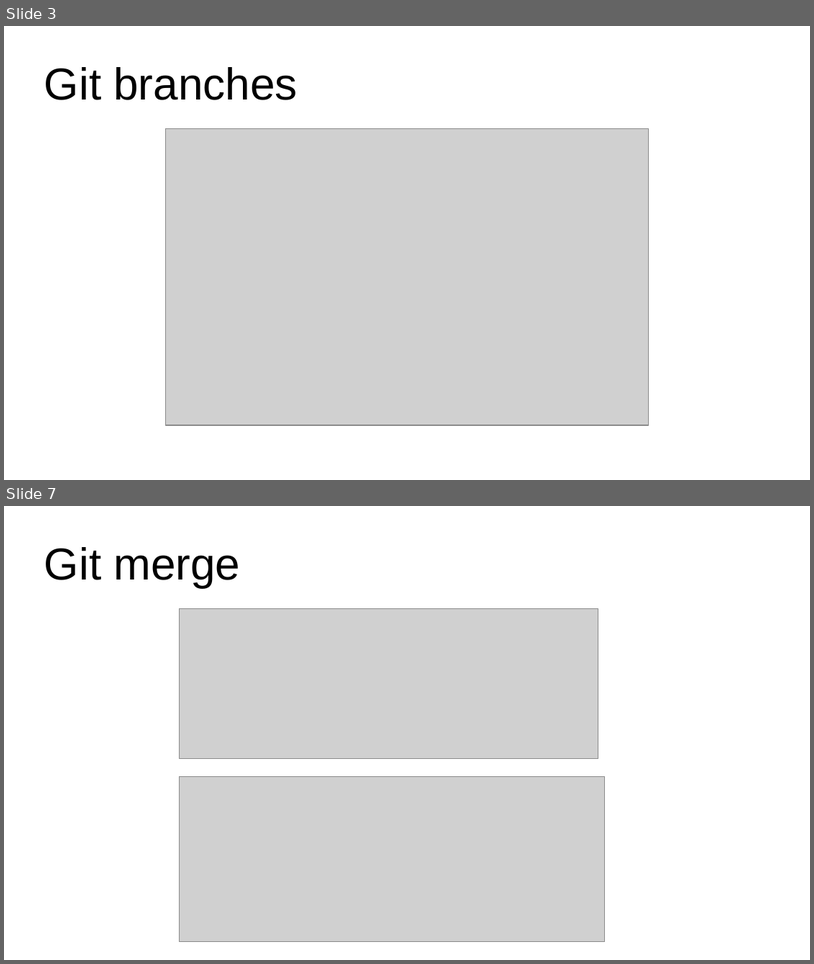
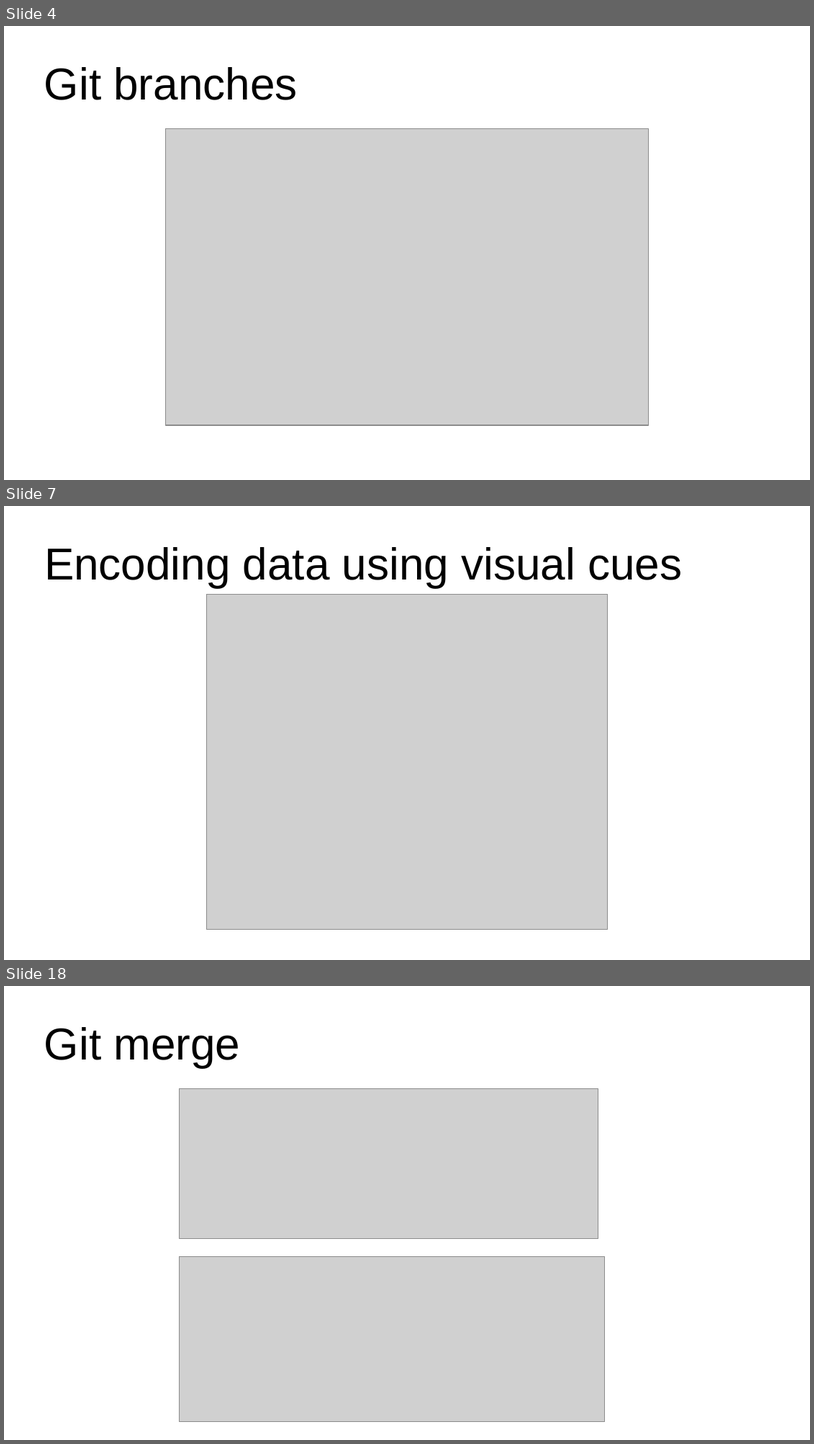
Before and after one commit to DzygaSkoryk/astronomy_python, a slide deck: Git_slides.odp. Shown one above the other, each under a label of ours: slides 3 and 7 before the commit, slides 4, 7 and 18 after it; the slides between them are not shown. The pictures are 814x964 and 814x1444 pixels, drawn with LibreOffice and Linux fonts; fonts in the diff are those of the drawing; grey boxes stand for pictures. Boxes give left, top, right and bottom in pixels: in the first picture for what was removed or moved away, otherwise in the second. Text is boxed around its words. In the diff, an @@ line names an element or a change of style, - is before the commit and + after.

```diff
--- a/Git_slides.odp
+++ b/Git_slides.odp
@@ slide 7 added at [4, 506, 810, 960], background #FFFFFF @@
@@ title added at [44, 547, 682, 587], 44 pt, text #000000 @@
+Encoding data using visual cues
@@ picture added at [207, 595, 608, 929] @@
@@ what was slide 3 is now slide 4 @@
@@ what was slide 7 is now slide 18 @@
```
Also in this commit, not shown: 3 slides changed, 12 other slides added, 1 slide removed, 4 other files.
